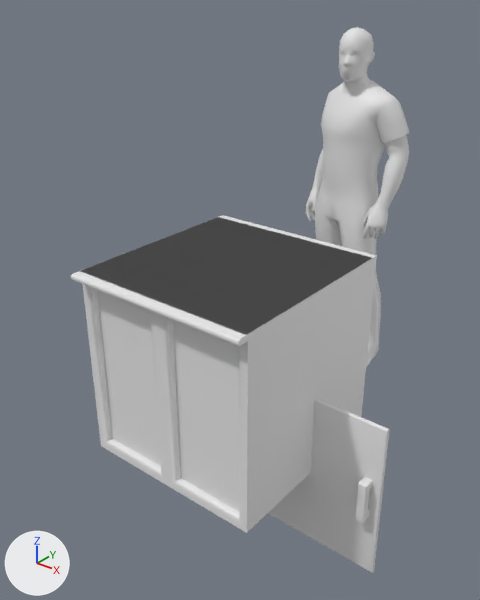
One commit to the Blender file _ART/Blender/Kitchen/Counters.blend: the scene before it, then after it.
Camera for both pictures: a 50 mm lens placed at (1.7, -2.09, 2.04), pointed at (-0.08, 0.13, 0.67). The lights are fixed; the arrows at lower left show +X, +Y and +Z.

The older version as bpy lines, for what is in view:
```python
me_average_man_02 = bpy.data.meshes.new('average_man_02')
me_average_man_02.from_pydata(...)  # 1216 vertices, 1404 faces; spans x -36.0..28.0, y 0.0..188.0, z -18.0..24.0
me_average_man_02.materials.append(None)
me_cube_001 = bpy.data.meshes.new('Cube.001')
me_cube_001.from_pydata(...)  # 52 vertices, 42 faces; spans x -1.32..1.32, y -1.48..1.32, z 0.0..2.71
me_cube_001.polygons.foreach_set('use_smooth', [True] * 42)
me_cube_021 = bpy.data.meshes.new('Cube.021')
me_cube_021.from_pydata(...)  # 116 vertices, 110 faces; spans x -0.05..2.36, y -0.18..0.03, z -1.17..1.17
me_cube_021.polygons.foreach_set('use_smooth', [True] * 110)
me_cube_026 = bpy.data.meshes.new('Cube.026')
me_cube_026.from_pydata(...)  # 82 vertices, 74 faces; spans x -1.32..1.32, y -1.58..1.21, z 0.0..2.71
me_cube_026.polygons.foreach_set('use_smooth', [True] * 74)
ob_counter = bpy.data.objects.new('Counter', me_cube_026)
ob_counter.location = (0.0, 0.0, 0.0)
ob_counter.scale = (0.34, 0.34, 0.34)
ob_counter_withdoor = bpy.data.objects.new('Counter_WithDoor', me_cube_001)
ob_counter_withdoor.location = (0.0, 0.0, 0.0)
ob_counter_withdoor.scale = (0.34, 0.34, 0.34)
ob_door_counter = bpy.data.objects.new('Door_Counter', me_cube_021)
ob_door_counter.location = (0.0, 0.0, 0.0)
ob_door_counter.rotation_euler = (0.00642, -0.0056, -0.00737)  # degrees (0.4, -0.3, -0.4)
ob_door_counter.scale = (0.34, 0.34, 0.34)
ob_humanref = bpy.data.objects.new('HumanRef', me_average_man_02)
ob_humanref.location = (0.0, 1.078, 0.0)
ob_humanref.rotation_euler = (1.571, 0.0, 0.0)  # degrees (90, 0, 0)
ob_humanref.scale = (0.00969, 0.00969, 0.00969)
```
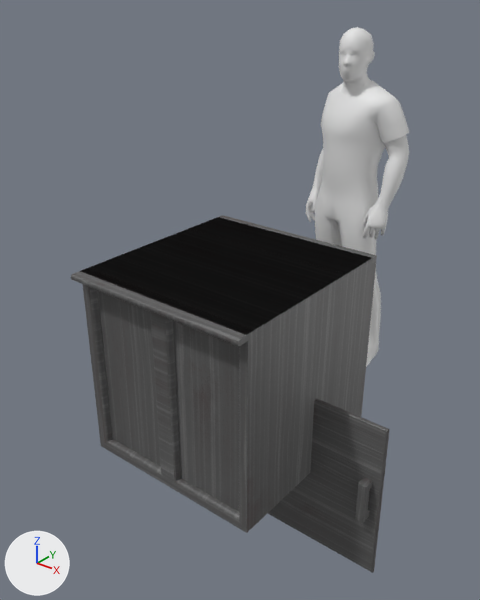
Boxes (x1, y1, x2, y2) around the edits, measured in the pictures (480 x 600 px):
```json
{"object": "Counter", "change": "recoloured", "before": [71, 217, 373, 533], "after": [71, 217, 373, 533]}
{"object": "Door_Counter", "change": "recoloured", "before": [268, 398, 390, 573], "after": [268, 398, 390, 573], "on screen": "grey to black"}
{"object": "Counter_WithDoor", "change": "recoloured", "before": [81, 215, 377, 417], "after": [81, 215, 377, 417], "on screen": "grey to black"}
```

The change, as JSON lines over the scene's bpy script:
```json
{"op": "add", "block": "img_t_finewood_d_jpg", "code": ["img_t_finewood_d_jpg = load_image('T_FineWood_D.jpg', '../../Textures/T_FineWood/T_FineWood_D.png', 2048, 2048, 'sRGB')"]}
{"op": "add", "block": "mat_wood", "code": ["mat_wood = principled_material('Wood')", "mat_wood.texture = img_t_finewood_d_jpg"]}
{"block": "me_cube_026", "where": "me_cube_026.from_pydata(...)  # 82 vertices, 74 faces; spans x -1.32..1.32, y -1.58..1.21, z 0.0..2.71"}
{"op": "add", "block": "me_cube_026", "code": "me_cube_026.materials.append(mat_wood)  # picture img_t_finewood_d_jpg"}
{"block": "me_cube_001", "where": "me_cube_001.from_pydata(...)  # 52 vertices, 42 faces; spans x -1.32..1.32, y -1.48..1.32, z 0.0..2.71"}
{"op": "add", "block": "me_cube_001", "code": "me_cube_001.materials.append(mat_wood)  # picture img_t_finewood_d_jpg"}
{"block": "me_cube_021", "where": "me_cube_021.from_pydata(...)  # 116 vertices, 110 faces; spans x -0.05..2.36, y -0.18..0.03, z -1.17..1.17"}
{"op": "add", "block": "me_cube_021", "code": "me_cube_021.materials.append(mat_wood)  # picture img_t_finewood_d_jpg"}
```
